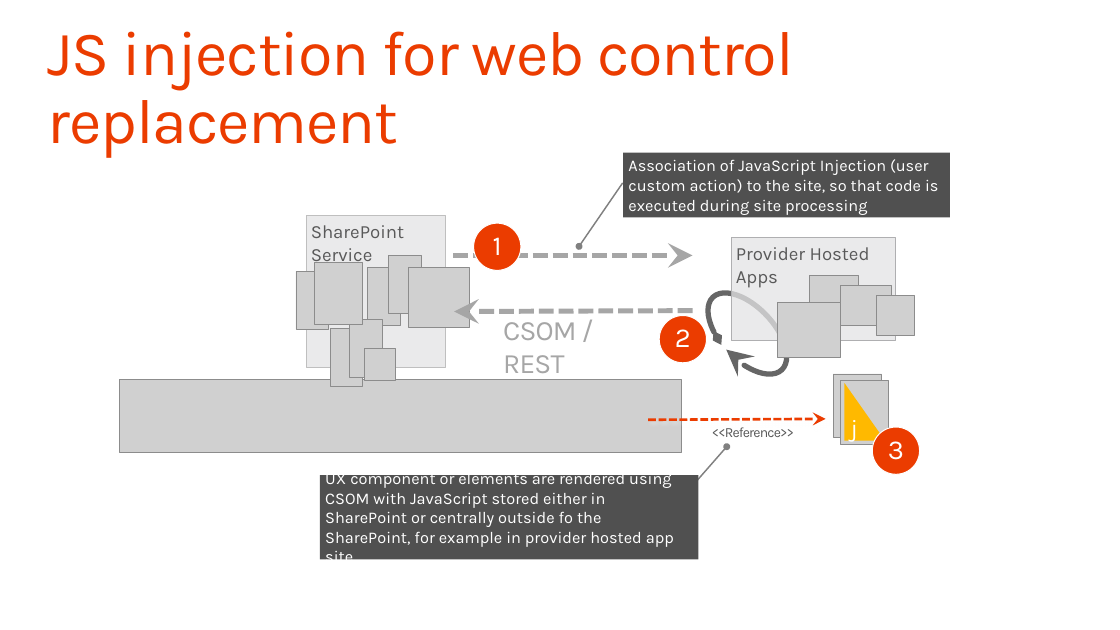
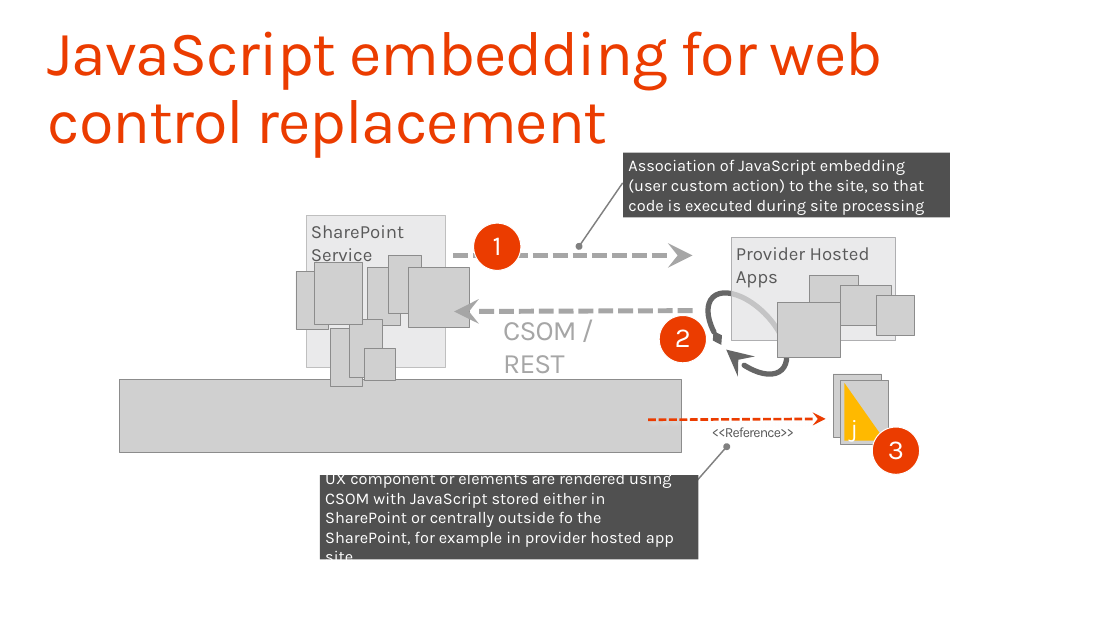
Before and after one commit to fabbbiob/TrainingContent, a slide deck: slide 8 of O3658/04 Building UX components with app model/4_UXComponents.pptx. Drawn at 1120x630 pixels with LibreOffice and Linux fonts; fonts in the diff are those of the drawing; grey boxes stand for pictures; background and template pictures are left out. Boxes give left, top, right and bottom in pixels: in the first picture for what was removed or moved away, otherwise in the second. Text is boxed around its words. In the diff, an @@ line names an element or a change of style, - is before the commit and + after.

Commit message:
Lab fixes, updates on decks and readme files on the JS embedding naming change

```diff
--- a/O3658/04 Building UX components with app model/4_UXComponents.pptx
+++ b/O3658/04 Building UX components with app model/4_UXComponents.pptx
@@ title at [48, 31, 882, 158]: text changed @@
-JS injection for web control replacement
+JavaScript embedding for web control replacement
@@ text in rectangle at [628, 160, 924, 215]: text changed @@
-  Association of JavaScript Injection (user custom action) to the site, so that code is executed during site processing
+  Association of JavaScript embedding (user custom action) to the site, so that code is executed during site processing
```
Also in this commit, not shown: 6 other slides changed, 4 other files.
